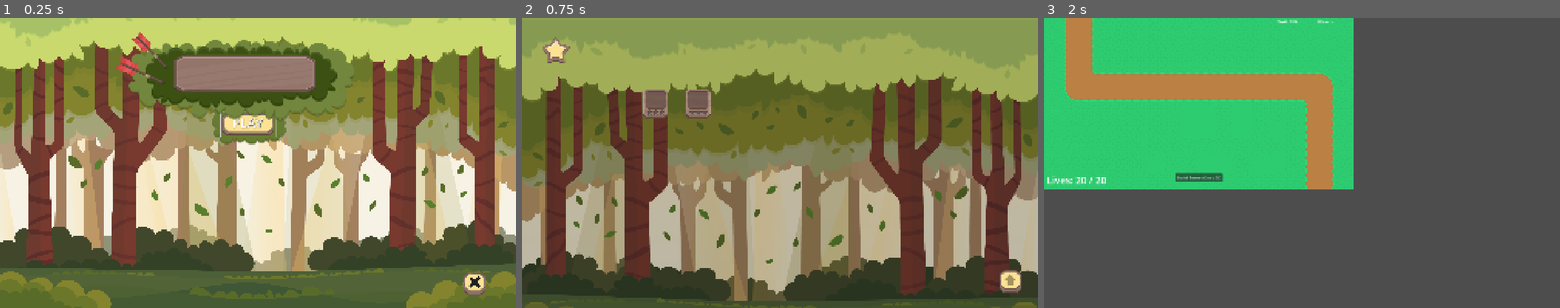
Above: before the commit, frames 1-3 (left to right).
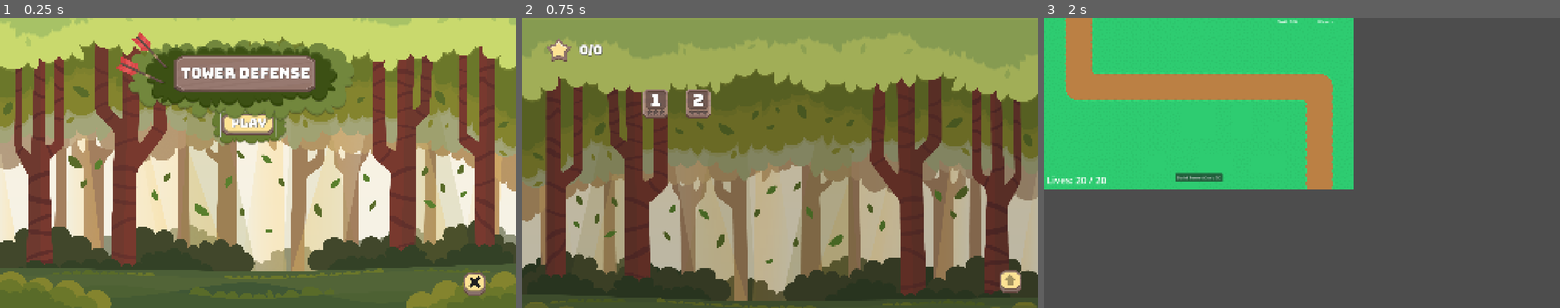
Above: after the commit, the same moments.

Repository: xMOROx/tower-defense-2d
Game: Godot game, scene res://UI/MainMenu.tscn
Same seed, same stepped clock (60 frames per second), same inputs: the game is played once before the commit and once after it.
Inputs (mouse positions are in pixels of both pictures, inside the frame that each line leads up to):
- Up to frame 1 (0.25 s): no input
- Up to frame 2 (0.75 s): click "PLAY" at 0.5 s
- Up to frame 3 (2 s): click (1178, 102) at 1.25 s

The runs differ from the first frame. In frame 1, 0.9% of the frame differs, in the area x 35-60%, y 17-38%; in frame 2, 0.5%; in frame 3, nothing differs.

Commit message:
Add to GUI scenes labels

Diff:
--- a/UI/GameOver.tscn
+++ b/UI/GameOver.tscn
@@ -6,6 +6,7 @@
 [ext_resource type="Texture2D" uid="uid://cc77m5nklqm6f" path="res://assets/ui/Buttons/Square/Levels/Default.png" id="4_dpy0x"]
 [ext_resource type="Texture2D" uid="uid://dyql5nnfkdamt" path="res://assets/ui/Button/Square/Fill/Default.png" id="5_0m856"]
 [ext_resource type="Texture2D" uid="uid://dw2penpqpgyl5" path="res://assets/ui/Icon/Cross.png" id="6_upu5a"]
+[ext_resource type="FontFile" uid="uid://crg0iil34cmrw" path="res://assets/fonts/Bungee-Regular.otf" id="7_upu5a"]
 
 [node name="GameOver" type="Control"]
 layout_mode = 3
@@ -50,3 +51,14 @@
 position = Vector2(47, 39)
 scale = Vector2(0.785714, 0.785714)
 texture = ExtResource("6_upu5a")
+
+[node name="GameOverLabel" type="Label" parent="."]
+layout_mode = 0
+offset_left = 773.0
+offset_top = 455.0
+offset_right = 1111.0
+offset_bottom = 512.0
+theme_override_colors/font_shadow_color = Color(0, 0, 0, 1)
+theme_override_fonts/font = ExtResource("7_upu5a")
+theme_override_font_sizes/font_size = 56
+text = "Game Over"
--- a/UI/LevelSelect.tscn
+++ b/UI/LevelSelect.tscn
@@ -1,10 +1,11 @@
-[gd_scene load_steps=6 format=3 uid="uid://dd05v5twofsm7"]
+[gd_scene load_steps=7 format=3 uid="uid://dd05v5twofsm7"]
 
 [ext_resource type="Script" uid="uid://co5o5votboo4r" path="res://scripts/ui/LevelSelect.gd" id="1_jfs68"]
 [ext_resource type="Texture2D" uid="uid://cyg71x0tehglf" path="res://assets/ui/Background/Default.png" id="1_jugk5"]
 [ext_resource type="Texture2D" uid="uid://c8vtelxv3rum6" path="res://assets/ui/Star/Active.png" id="2_droh6"]
 [ext_resource type="Texture2D" uid="uid://syky7sh20v5m" path="res://assets/ui/Buttons/Square/Home/Default.png" id="4_jbleg"]
 [ext_resource type="Texture2D" uid="uid://vjruocs4l2m4" path="res://assets/ui/Level/Button/WithStars.png" id="5_jfs68"]
+[ext_resource type="FontFile" uid="uid://crg0iil34cmrw" path="res://assets/fonts/Bungee-Regular.otf" id="6_p5m2x"]
 
 [node name="LevelSelect" type="Control"]
 layout_mode = 3
@@ -18,15 +19,6 @@
 offset_right = 1920.0
 offset_bottom = 1080.0
 texture = ExtResource("1_jugk5")
-expand_mode = 1
-
-[node name="Star" type="TextureRect" parent="."]
-layout_mode = 0
-offset_left = 72.0
-offset_top = 70.0
-offset_right = 177.0
-offset_bottom = 169.0
-texture = ExtResource("2_droh6")
 expand_mode = 1
 
 [node name="MenuButton" type="Button" parent="."]
@@ -54,7 +46,47 @@
 icon = ExtResource("5_jfs68")
 flat = true
 
+[node name="Lavel1Label" type="Label" parent="Levels/Row1/Level1"]
+layout_mode = 0
+offset_left = 30.0
+offset_top = 8.0
+offset_right = 70.0
+offset_bottom = 73.0
+theme_override_colors/font_shadow_color = Color(0, 0, 0, 1)
+theme_override_fonts/font = ExtResource("6_p5m2x")
+theme_override_font_sizes/font_size = 64
+text = "1"
+
 [node name="Level2" type="Button" parent="Levels/Row1"]
 layout_mode = 2
 icon = ExtResource("5_jfs68")
 flat = true
+
+[node name="Lavel2Label" type="Label" parent="Levels/Row1/Level2"]
+offset_left = 30.0
+offset_top = 9.0
+offset_right = 70.0
+offset_bottom = 74.0
+theme_override_colors/font_shadow_color = Color(0, 0, 0, 1)
+theme_override_fonts/font = ExtResource("6_p5m2x")
+theme_override_font_sizes/font_size = 64
+text = "2"
+
+[node name="Score" type="HBoxContainer" parent="."]
+layout_mode = 0
+offset_left = 90.0
+offset_top = 74.0
+offset_right = 272.0
+offset_bottom = 161.0
+theme_override_constants/separation = 30
+
+[node name="Star" type="TextureRect" parent="Score"]
+layout_mode = 2
+texture = ExtResource("2_droh6")
+
+[node name="ScoreLabel" type="Label" parent="Score"]
+layout_mode = 2
+theme_override_colors/font_shadow_color = Color(0, 0, 0, 1)
+theme_override_fonts/font = ExtResource("6_p5m2x")
+theme_override_font_sizes/font_size = 48
+text = "0/0"
--- a/UI/MainMenu.tscn
+++ b/UI/MainMenu.tscn
@@ -7,6 +7,7 @@
 [ext_resource type="Texture2D" uid="uid://ciopj22wymlcd" path="res://assets/ui/Logotype/NameBack.png" id="3_8aown"]
 [ext_resource type="Texture2D" uid="uid://r1man4x3xf8q" path="res://assets/ui/Button/Rect/Fill/Default.png" id="4_g5fyd"]
 [ext_resource type="Texture2D" uid="uid://chmk7abvx17df" path="res://assets/ui/Logotype/Arrow.png" id="4_t6syg"]
+[ext_resource type="FontFile" uid="uid://crg0iil34cmrw" path="res://assets/fonts/Bungee-Regular.otf" id="5_youui"]
 [ext_resource type="Texture2D" uid="uid://dyql5nnfkdamt" path="res://assets/ui/Button/Square/Fill/Default.png" id="7_g5fyd"]
 [ext_resource type="Texture2D" uid="uid://dw2penpqpgyl5" path="res://assets/ui/Icon/Cross.png" id="9_uvwf2"]
 
@@ -48,11 +49,13 @@
 
 [node name="PlayLabel" type="Label" parent="Background/Buttons/StartButton"]
 layout_mode = 0
-offset_left = 43.0
-offset_top = 5.0
-offset_right = 175.0
-offset_bottom = 72.0
+offset_left = 38.0
+offset_top = 14.0
+offset_right = 172.0
+offset_bottom = 81.0
 theme_override_colors/font_shadow_color = Color(0, 0, 0, 1)
+theme_override_colors/font_outline_color = Color(0.960784, 0.486275, 0, 1)
+theme_override_fonts/font = ExtResource("5_youui")
 theme_override_font_sizes/font_size = 48
 text = "PLAY"
 
@@ -104,6 +107,18 @@
 expand_mode = 1
 stretch_mode = 4
 
+[node name="Title" type="Label" parent="Background"]
+layout_mode = 0
+offset_left = 672.0
+offset_top = 175.0
+offset_right = 1151.0
+offset_bottom = 232.0
+theme_override_colors/font_color = Color(1, 1, 1, 1)
+theme_override_colors/font_shadow_color = Color(0, 0, 0, 1)
+theme_override_fonts/font = ExtResource("5_youui")
+theme_override_font_sizes/font_size = 56
+text = "Tower Defense"
+
 [node name="Exit" type="Button" parent="."]
 offset_left = 1719.0
 offset_top = 944.0
Not shown: 1 places in UI/GameOver.tscn that only renumber resources
Not shown: 1 places in UI/MainMenu.tscn that only renumber resources
